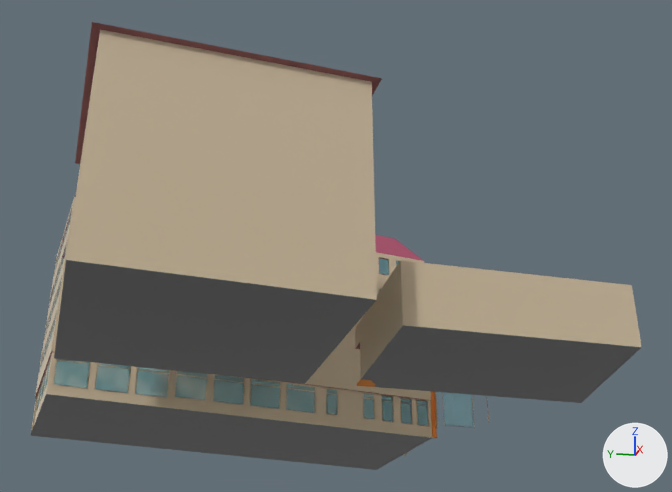
The glTF model samples/1.1/3dcitydb_shaders_ingolstadt/content/2_3_3.glb: old version first, new version second.
Before and after are seen from a 50 mm camera at (32.6, 71.7, 489.0) aimed at (102.5, 85.7, 471.5). The lights are fixed; the arrows at lower right show +X, +Y and +Z. The older version comes first. Where no turn or scale is listed for an object, it has been applied to the vertices. Vertices at exactly the same position are counted once.

The older version as bpy lines, for what is in view:
```python
mat_material_6 = principled_material('Material_6')
mat_material_6.base_color = (0.769, 0.69, 0.561)  # pale yellow #e3d8c5
mat_material_6.metallic = 1.0
mat_material_6.roughness = 1.0
mat_material_7 = principled_material('Material_7')
mat_material_7.base_color = (0.494, 0.827, 0.867)  # cyan #bbebef
mat_material_7.metallic = 1.0
mat_material_7.roughness = 1.0
mat_material_7.alpha = 0.4
me_mesh = bpy.data.meshes.new('mesh')
me_mesh.from_pydata(...)  # 1607 vertices, 1819 faces; spans x 77.9..124.2, y 63.2..113.5, z 447.0..488.7
# faces by material slot: [193, 14, 22, 33, 10, 50, 997, 500]
me_mesh.materials.append(mat_material_0)  # orange #f4b366
me_mesh.materials.append(mat_material_1)  # beige #baad8d
me_mesh.materials.append(mat_material_2)  # grey #a6a6a6
me_mesh.materials.append(mat_material_3)  # pink #bc8a8a
me_mesh.materials.append(mat_material_4)  # grey #b3acb8
me_mesh.materials.append(mat_material_5)  # pink #c86e8b
me_mesh.materials.append(mat_material_6)  # pale yellow #e3d8c5
me_mesh.materials.append(mat_material_7)  # cyan #bbebef
ob_mesh = bpy.data.objects.new('mesh', me_mesh)
ob_mesh.location = (0.0, 0.0, 0.0)
```
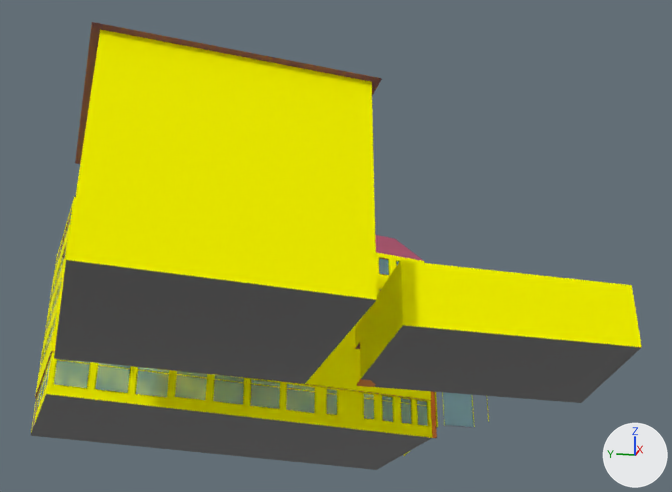
The newer file is also turned or shifted as a whole; pictures and numbers use the older file's frame.

The change, as a list of edits to the scene's bpy script:
```text
Change mat_material_6:
    mat_material_6.base_color: (0.769, 0.69, 0.561) -> (0.494, 0.827, 0.867)  # pale yellow #e3d8c5 -> cyan #bbebef
    mat_material_6.alpha: 1.0 -> 0.4
Change mat_material_7:
    mat_material_7.base_color: (0.494, 0.827, 0.867) -> (1.0, 1.0, 0.0)  # cyan #bbebef -> yellow #ffff00
    mat_material_7.alpha: 0.4 -> 1.0
Change me_mesh:
    where me_mesh.from_pydata(...)  # 1607 vertices, 1819 faces; spans x 77.9..124.2, y 63.2..113.5, z 447.0..488.7
    used by ob_mesh; location = (0.0, 0.0, 0.0)
    me_mesh part 1: 826 faces spanning x 77.9..124.2, y 63.2..113.5, z 447.0..488.3 switch from mat_material_6 (pale yellow #e3d8c5) to mat_material_7 (yellow #ffff00)
```

What differs and where, as boxes (x1, y1, x2, y2) in the pictures (672 x 492 px):
'mesh', recoloured, surface changed
    both: (31, 26, 642, 456)
part 1 of me_mesh, recoloured
    both: (31, 29, 642, 456)
